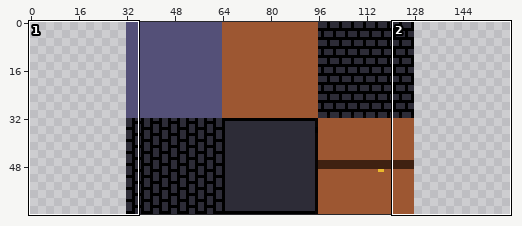
A sprite sheet gets an edit: sprites/tilemapstealth.png. Above: a wide view before the commit, with the close-up outlined.
Close-up. Before the edit:
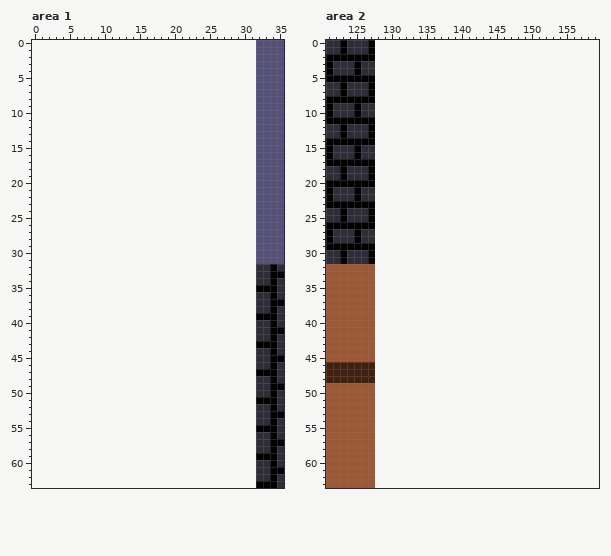
The file is 96x64 pixels. Colours within 5 levels of each other are drawn and written as one. Shown: area 1: x 0..35, y 0..63; area 2: x 121..159, y 0..63. The old version is drawn lined up with the new one, on the new canvas.
Once edited:
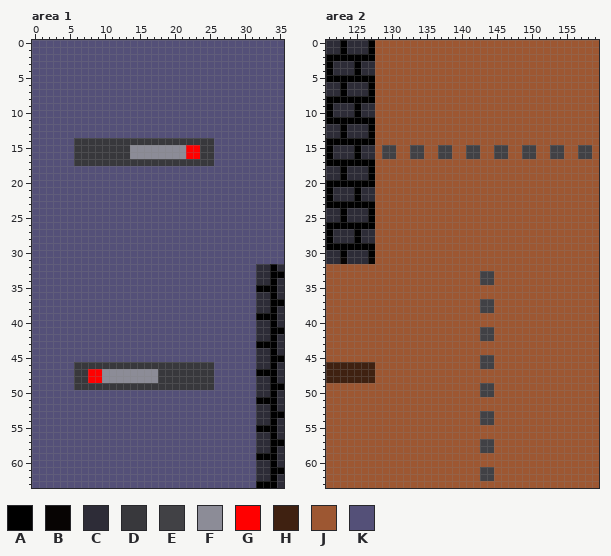
Palette (. is transparent): A #000000  B #070403  C #2d2c37  D #38383c  E #414145  F #8c8c97  G #ff0000  H #3f2111  J #9d5732  K #545078
What changed:
canvas 96x64 -> 160x64, the old top-left corner now at 32,0
Area 1:
Colour D is added in row 14 at x 6 to 25; in rows 15 to 16 at x 6 to 13 and 24 to 25; in row 17 at x 6 to 25; in row 46 at x 6 to 25; in rows 47 to 48 at x 6 to 7 and 18 to 25; in row 49 at x 6 to 25.
Colour F is added in rows 15 to 16 at x 14 to 21; in rows 47 to 48 at x 10 to 17.
Colour G is added in rows 15 to 16 at x 22 to 23; in rows 47 to 48 at x 8 to 9.
Colour K is added in rows 0 to 13 at x 0 to 31; in rows 14 to 17 at x 0 to 5 and 26 to 31; in rows 18 to 45 at x 0 to 31; in rows 46 to 49 at x 0 to 5 and 26 to 31; in rows 50 to 63 at x 0 to 31.
Area 2:
Colour E is added in rows 15 to 16 at x 129 to 130, 133 to 134, 137 to 138, 141 to 142, 145 to 146, 149 to 150, 153 to 154 and 157 to 158; in rows 33 to 34 at x 143 to 144; in rows 37 to 38 at x 143 to 144; in rows 41 to 42 at x 143 to 144; in rows 45 to 46 at x 143 to 144; in rows 49 to 50 at x 143 to 144.
Colour E is added in rows 53 to 54 at x 143 to 144; in rows 57 to 58 at x 143 to 144; in rows 61 to 62 at x 143 to 144.
Colour J is added in rows 0 to 14 at x 128 to 159; in rows 15 to 16 at x 128, 131 to 132, 135 to 136, 139 to 140, 143 to 144, 147 to 148, 151 to 152, 155 to 156 and 159; in rows 17 to 32 at x 128 to 159; in rows 33 to 34 at x 128 to 142 and 145 to 159; in rows 35 to 36 at x 128 to 159; in rows 37 to 38 at x 128 to 142 and 145 to 159.
Colour J is added in rows 39 to 40 at x 128 to 159; in rows 41 to 42 at x 128 to 142 and 145 to 159; in rows 43 to 44 at x 128 to 159; in rows 45 to 46 at x 128 to 142 and 145 to 159; in rows 47 to 48 at x 128 to 159; in rows 49 to 50 at x 128 to 142 and 145 to 159.
Colour J is added in rows 51 to 52 at x 128 to 159; in rows 53 to 54 at x 128 to 142 and 145 to 159; in rows 55 to 56 at x 128 to 159; in rows 57 to 58 at x 128 to 142 and 145 to 159; in rows 59 to 60 at x 128 to 159; in rows 61 to 62 at x 128 to 142 and 145 to 159.
Colour J is added in row 63 at x 128 to 159.
Boxes around the changes in both close-ups, in picture pixels (x1, y1, x2, y2):
added: (32, 40, 256, 488)
added: (375, 40, 599, 488)
